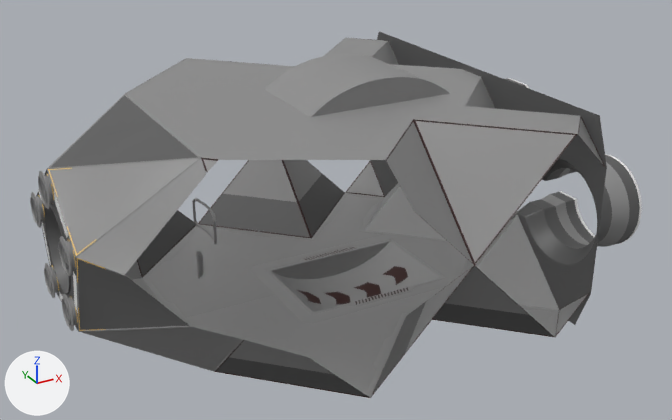
Two versions of the FBX model Demo Viewer/Assets/Arena V4/Models/arena_insides.fbx, one commit apart.
One viewpoint serves both versions: a 50 mm camera at (-51.2, -60.6, 28.6) aimed at (-18.6, -1.4, -1.0). The axes (+X, +Y, +Z) are drawn at lower left. The lights are the same throughout. Everything nearer to the camera than a plane just in front of the edit is cut away. Where no turn or scale is listed for an object, it has been applied to the vertices.

In view in the first picture: 'arena_insides'.
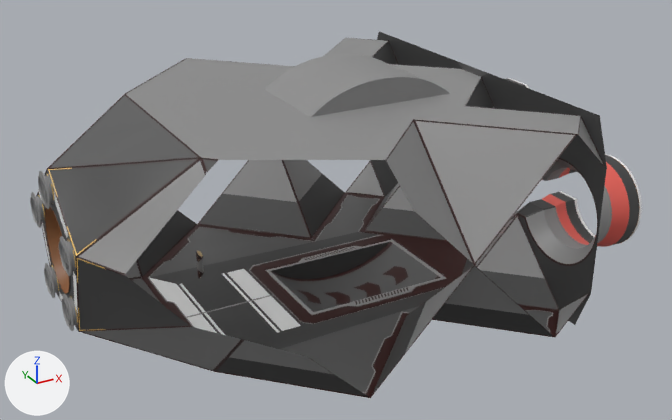
Diff of the bpy script that builds the scene:
```diff
--- a/Demo Viewer/Assets/Arena V4/Models/arena_insides.fbx.py
+++ b/Demo Viewer/Assets/Arena V4/Models/arena_insides.fbx.py
@@ mat_wall_clean_light @@
+mat_wall_clean_light = principled_material('wall_clean_light')
+mat_wall_clean_light.base_color = (0.8, 0.8, 0.8)  # white #e7e7e7
@@ mat_wall_dotty_dark @@
+mat_wall_dotty_dark = principled_material('wall_dotty_dark')
+mat_wall_dotty_dark.base_color = (0.0534, 0.0534, 0.0534)  # black #414141
@@ mat_wall_clean_dark @@
+mat_wall_clean_dark = principled_material('wall_clean_dark')
+mat_wall_clean_dark.base_color = (0.0534, 0.0534, 0.0534)  # black #414141
@@ mat_tunnel_ligher_colored @@
+mat_tunnel_ligher_colored = principled_material('tunnel_ligher_colored')
+mat_tunnel_ligher_colored.base_color = (0.8, 0.119, 0.0933)  # red #e76156
@@ me_arena_insides_001 @@
-me_arena_insides_001.from_pydata(...)  # 14099 vertices, 24732 faces; spans x -40.5..0.0, y -16.1..16.1, z -10.0..10.0
+me_arena_insides_001.from_pydata(...)  # 13906 vertices, 23671 faces; spans x -40.5..0.0, y -16.1..16.1, z -10.0..10.0
+# me_arena_insides_001 part 1: the loose piece of 224 vertices spanning x -29.2..-28.7, y -2.2..2.2, z -1.4..0.9 is deleted
+# me_arena_insides_001 part 2: 2 vertices moved within x -31.8, y -6.5, z -0.9; 1 vertex removed from x -34.7, y 11.8, z -1.5; 32 vertices added at x -37.6..-23.9, y -5.5..5.5, z -8.0..-5.7
+# me_arena_insides_001 part 3: 5024 faces spanning x -40.0..-4.9, y -16.0..16.0, z -8.0..8.0 switch from mat_light_wall (grey #8e8e8e) to mat_dark_trim (brown #351918)
+# me_arena_insides_001 part 4: 84 faces spanning x -39.9..-5.7, y -15.3..15.3, z -10.0..-4.8 switch from mat_light_wall (grey #8e8e8e) to mat_dark_wall (dark grey #5b5b5b)
+# me_arena_insides_001 part 5: 100 faces spanning x -39.9..-5.1, y -15.9..15.9, z -8.0..7.9 switch from mat_light_wall (grey #8e8e8e) to mat_wall_dotty_dark (black #414141)
+# me_arena_insides_001 part 6: 76 faces spanning x -2.6..-1.2, y -14.9..9.1, z -7.1..7.1 switch from mat_light_wall (grey #8e8e8e) to mat_tunnel_ligher_colored (red #e76156)
+# me_arena_insides_001 part 7: 36 faces spanning x -22.0..-10.0, y -4.0..4.0, z -10.0..-8.0 switch from mat_light_wall (grey #8e8e8e) to mat_wall_clean_dark (black #414141)
+# me_arena_insides_001 part 8: 8 faces spanning x -31.5..-29.9, y -7.8..7.8, z -8.0 switch from mat_light_wall (grey #8e8e8e) to mat_wall_clean_light (white #e7e7e7)
+# me_arena_insides_001 part 9: 119 faces spanning x -5.0..-2.6, y -15.4..9.1, z -2.3..4.1 switch from mat_dark_wall (dark grey #5b5b5b) to mat_light_wall (grey #8e8e8e)
+# me_arena_insides_001 part 10: 138 faces spanning x -5.0, y -16.0..8.3, z -8.0..8.0 switch from mat_dark_wall (dark grey #5b5b5b) to mat_dark_trim (brown #351918)
+# me_arena_insides_001 part 11: 181 faces spanning x -39.9..-5.0, y -16.1..16.1, z -8.4..8.5 switch from mat_dark_wall (dark grey #5b5b5b) to mat_wall_dotty_dark (black #414141)
+# me_arena_insides_001 part 12: 1445 faces spanning x -38.9..-0.3, y -14.9..8.9, z -6.6..6.6 switch from mat_dark_wall (dark grey #5b5b5b) to mat_wall_clean_dark (black #414141)
 me_arena_insides_001.materials.append(mat_glowing_strips)
 me_arena_insides_001.materials.append(mat_light_metal_panel)
-me_arena_insides_001.materials.append(mat_dark_spotted_panel)  # dark grey #4e4e4e
 me_arena_insides_001.materials.append(mat_backboard_white)
 me_arena_insides_001.materials.append(mat_center_pink_stripe)
+me_arena_insides_001.materials.append(mat_wall_dotty_light)  # dark grey #5b5b5b
+me_arena_insides_001.materials.append(mat_nipple)  # black #414141
+me_arena_insides_001.materials.append(mat_slight_glow)  # beige #e7cb9f
+me_arena_insides_001.materials.append(mat_anistropic_metal)  # brown #81522d
```

Boxes (x1, y1, x2, y2) around the edits, measured in the pictures (672 x 420 px):
part 1 of me_arena_insides_001, deleted: before (192, 198, 217, 244)
part 2 of me_arena_insides_001, built on: after (180, 269, 301, 335)
part 3 of me_arena_insides_001, recoloured (grey to black): (46, 40, 580, 398) in both
part 4 of me_arena_insides_001, recoloured: (132, 195, 552, 392) in both
part 5 of me_arena_insides_001, recoloured: (50, 42, 558, 349) in both
part 6 of me_arena_insides_001, recoloured (grey to red): (469, 98, 628, 206) in both
part 7 of me_arena_insides_001, recoloured (grey to black): (272, 242, 389, 279) in both
part 8 of me_arena_insides_001, recoloured: (150, 278, 217, 333) in both
part 9 of me_arena_insides_001, recoloured (black to grey): (542, 159, 610, 202) in both
part 10 of me_arena_insides_001, recoloured: (510, 158, 598, 266) in both
part 11 of me_arena_insides_001, recoloured (grey to black): (78, 32, 607, 397) in both
part 12 of me_arena_insides_001, recoloured: (505, 79, 637, 216) in both
